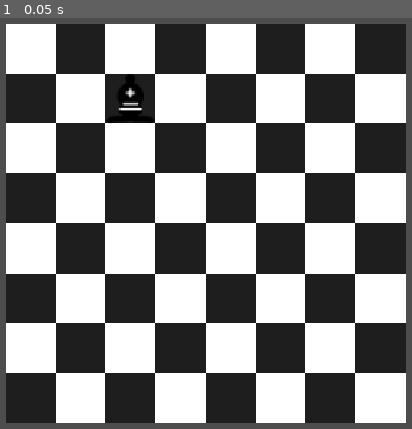
Above: before the commit, frame 1.
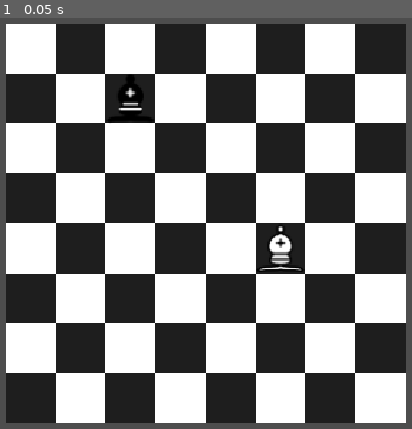
Above: after the commit, the same moment.

Repository: ConnorP12/Chess
Game: Godot game, scene res://Scenes/Chess.tscn
Same seed, same stepped clock (60 frames per second), same inputs: the game is played once before the commit and once after it.
Inputs:
- Up to frame 1 (0.05 s): no input

The runs differ from the first frame. In frame 1, 0.4% of the frame differs, in the area x 62-74%, y 50-62%.

Commit message:
pretty sure the collision works for everything now

Diff:
--- a/Scripts/chess.gd
+++ b/Scripts/chess.gd
@@ -26,6 +26,8 @@
 	# give each piece a reference to the board
 	player["black"].piece[0].board = board
 	player["white"].piece[0].board = board
+	player["white"].piece[0].boardPosition.x = 5
+	player["white"].piece[0].boardPosition.y = 4
 
 	board.square_clicked.connect(player["black"].piece[0]._on_board_square_clicked)
 	board.square_clicked.connect(player["white"].piece[0]._on_board_square_clicked)
@@ -36,7 +38,7 @@
 
 	player["white"].turn = not player["white"].turn
 	for piece in player["white"].piece:
-		piece.moves = piece.possible_moves(player["white"].piece, player["black"].piece)
+		piece.moves = piece.possible_moves(player["black"].piece, player["white"].piece)
 		print(piece.moves)
 
 
@@ -49,5 +51,5 @@
 
 	player["white"].turn = not player["white"].turn
 	for piece in player["white"].piece:
-		piece.moves = piece.possible_moves(player["white"].piece, player["black"].piece)
+		piece.moves = piece.possible_moves(player["black"].piece, player["white"].piece)
 		print(piece.moves)
--- a/Scripts/player_class.gd
+++ b/Scripts/player_class.gd
@@ -13,5 +13,4 @@
 		p.colour = colour
 
 func _on_piece_moved():
-	turn = false
-	turn_over.emit()
+		turn_over.emit()
